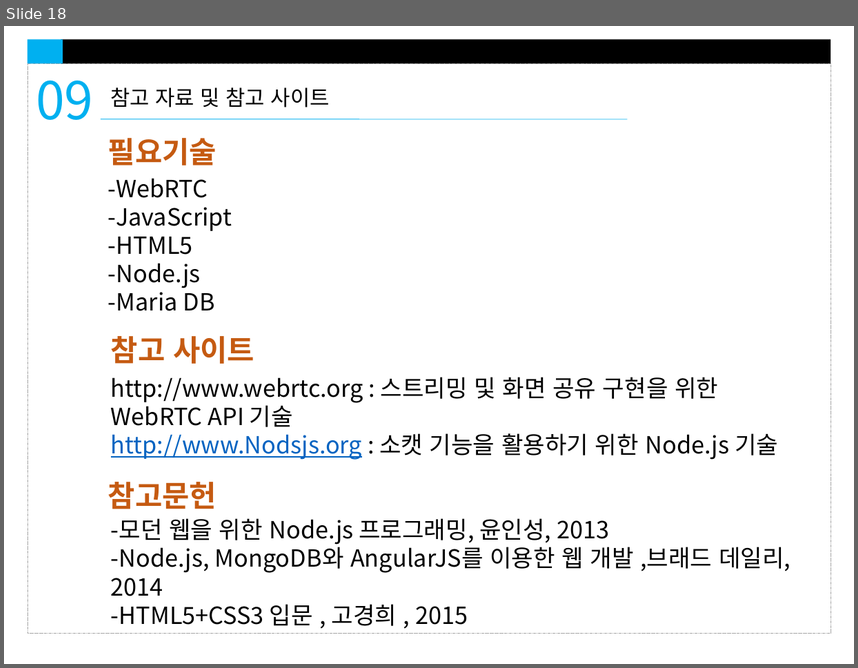
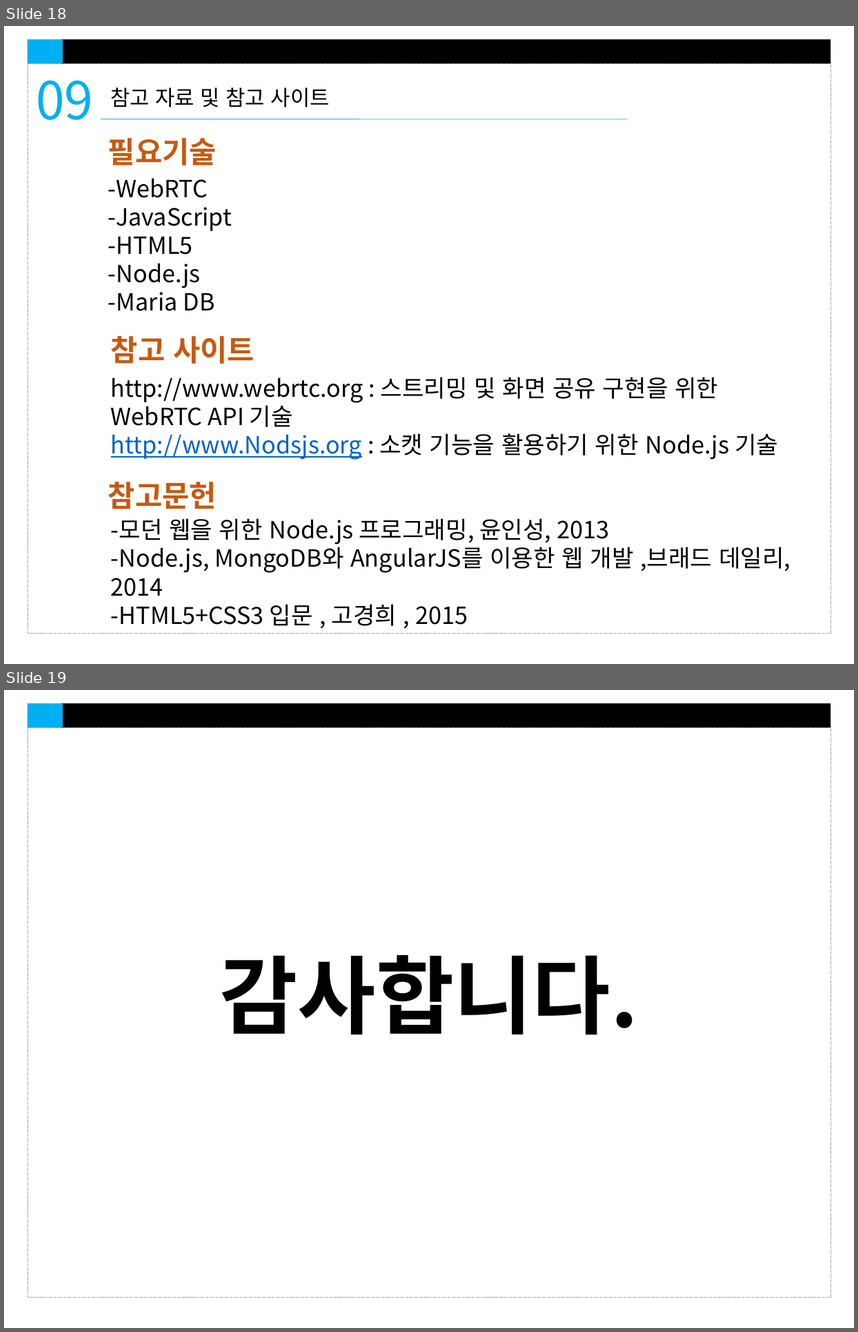
Before and after one commit to mwan91/-----------, a slide deck: 최종)온라인 화상 면접 웹애플리케이션.pptx. Shown one above the other, each under a label of ours: slide 18 before the commit, slides 18 and 19 after it. The pictures are 858x668 and 858x1332 pixels, drawn with LibreOffice and Linux fonts; fonts in the diff are those of the drawing. Boxes give left, top, right and bottom in pixels: in the first picture for what was removed or moved away, otherwise in the second. Text is boxed around its words. In the diff, an @@ line names an element or a change of style, - is before the commit and + after.

```diff
--- a/최종)온라인 화상 면접 웹애플리케이션.pptx
+++ b/최종)온라인 화상 면접 웹애플리케이션.pptx
@@ slide 19 added at box(4, 690, 854, 1328), background #FFFFFF @@
@@ rectangle added at box(27, 704, 63, 728), fill #00B0F0 @@
@@ rectangle added at box(61, 704, 831, 728), fill #000000 @@
@@ rectangle added at box(27, 727, 831, 1296), outline #A6A6A6 0.25 pt dashed @@
@@ text added at box(220, 955, 639, 1034), 72 pt, text #000000, bold @@
+감사합니다.
```
Also in this commit, not shown: 5 slides changed.
